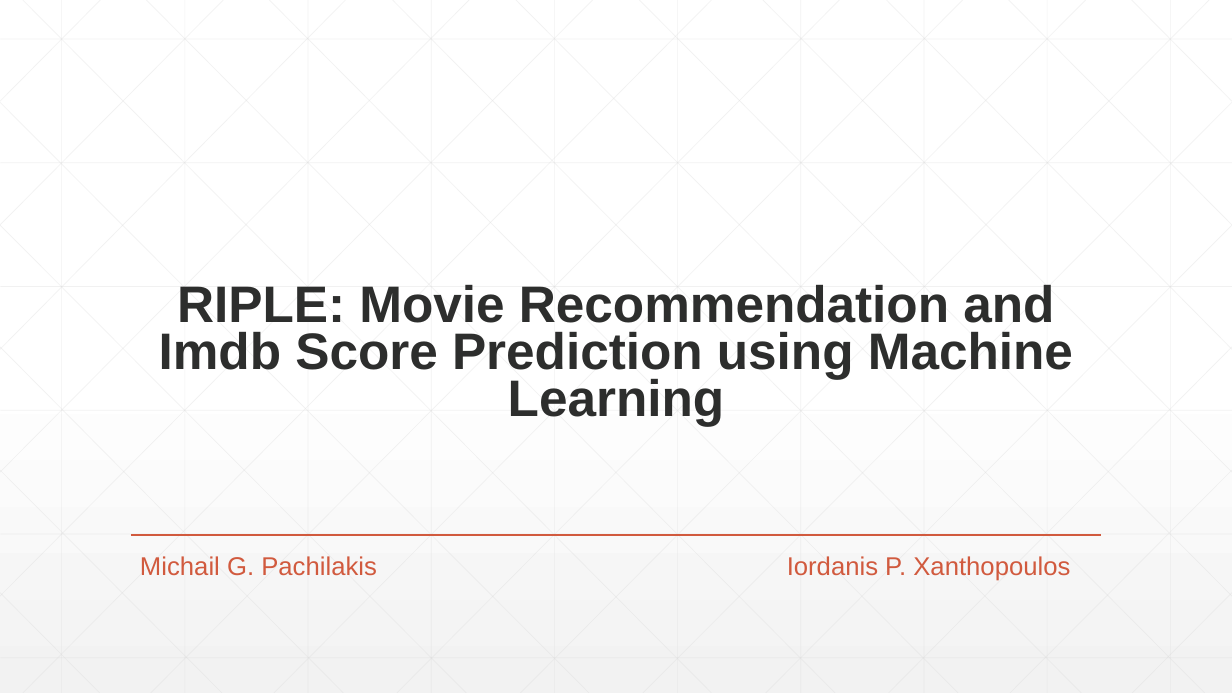
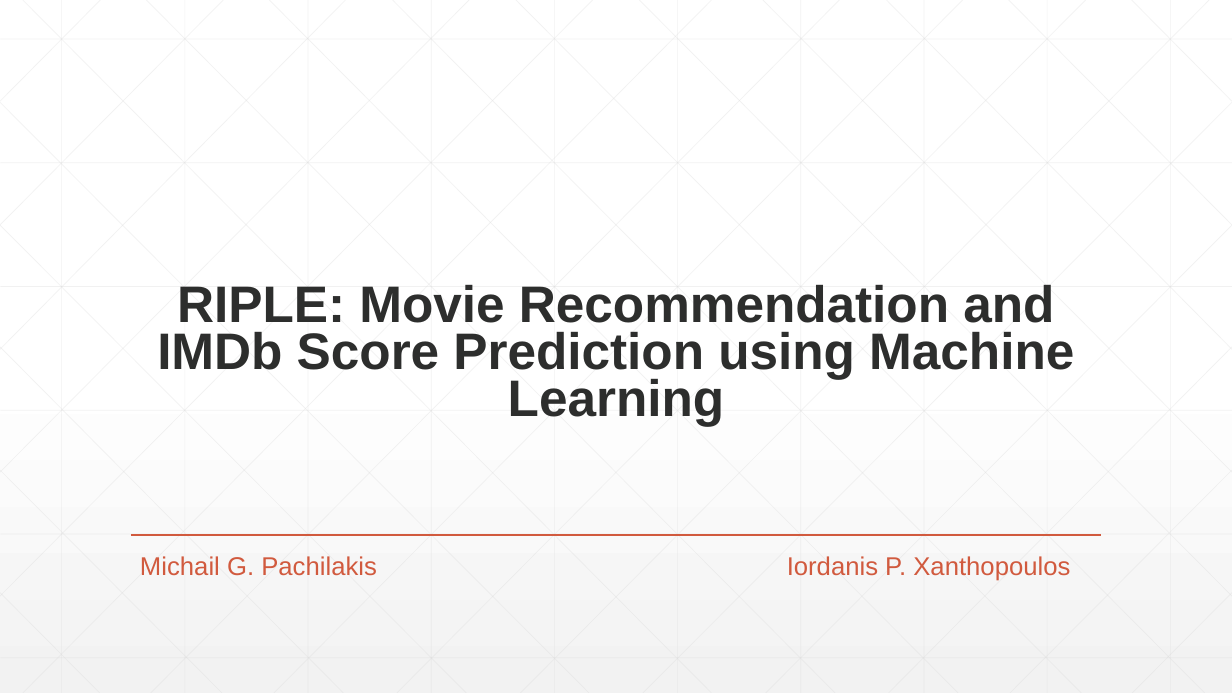
Before and after one commit to mipach/imdb, a slide deck: slide 1 of presentation/RIPLE.pptx. Drawn at 1232x693 pixels with LibreOffice and Linux fonts; fonts in the diff are those of the drawing. Boxes give left, top, right and bottom in pixels: in the first picture for what was removed or moved away, otherwise in the second. Text is boxed around its words. In the diff, an @@ line names an element or a change of style, - is before the commit and + after.

```diff
--- a/presentation/RIPLE.pptx
+++ b/presentation/RIPLE.pptx
@@ title at (157,284,1074,426): text changed @@
-RIPLE: Movie Recommendation and Imdb Score Prediction using Machine Learning
+RIPLE: Movie Recommendation and IMDb Score Prediction using Machine Learning
```
Also in this commit, not shown: 10 other slides changed, 1 slide removed.
